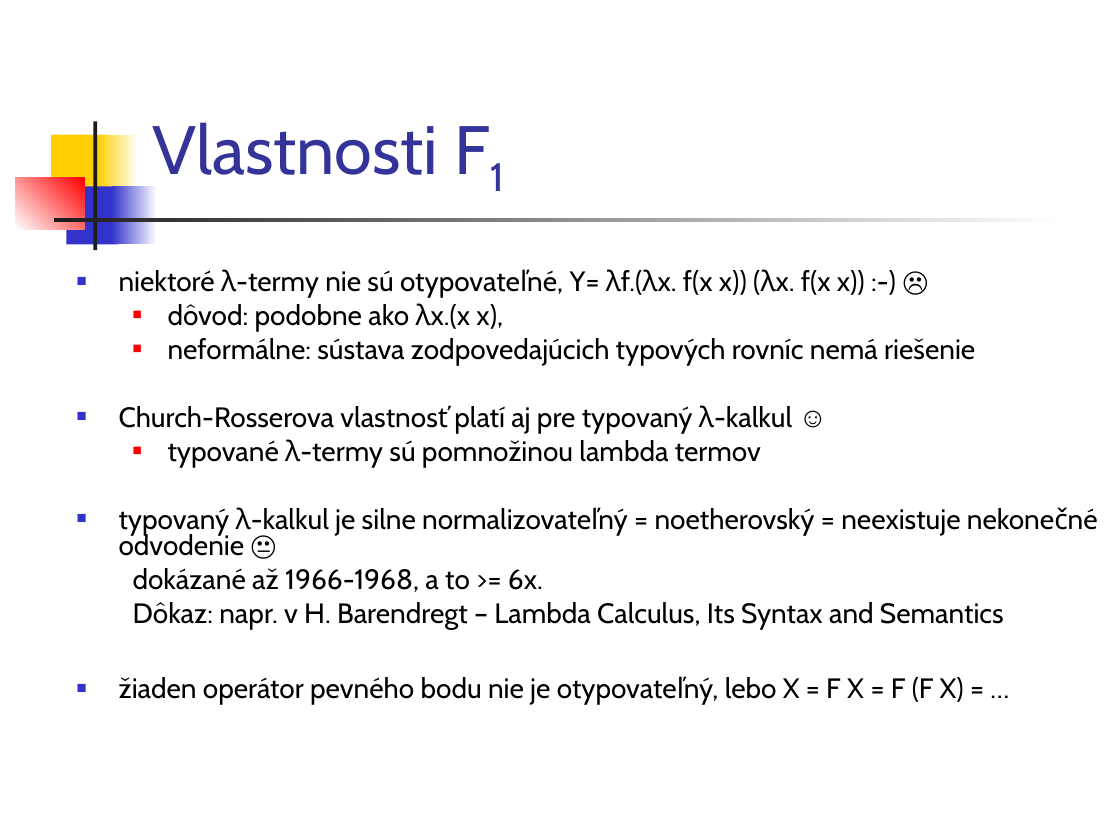
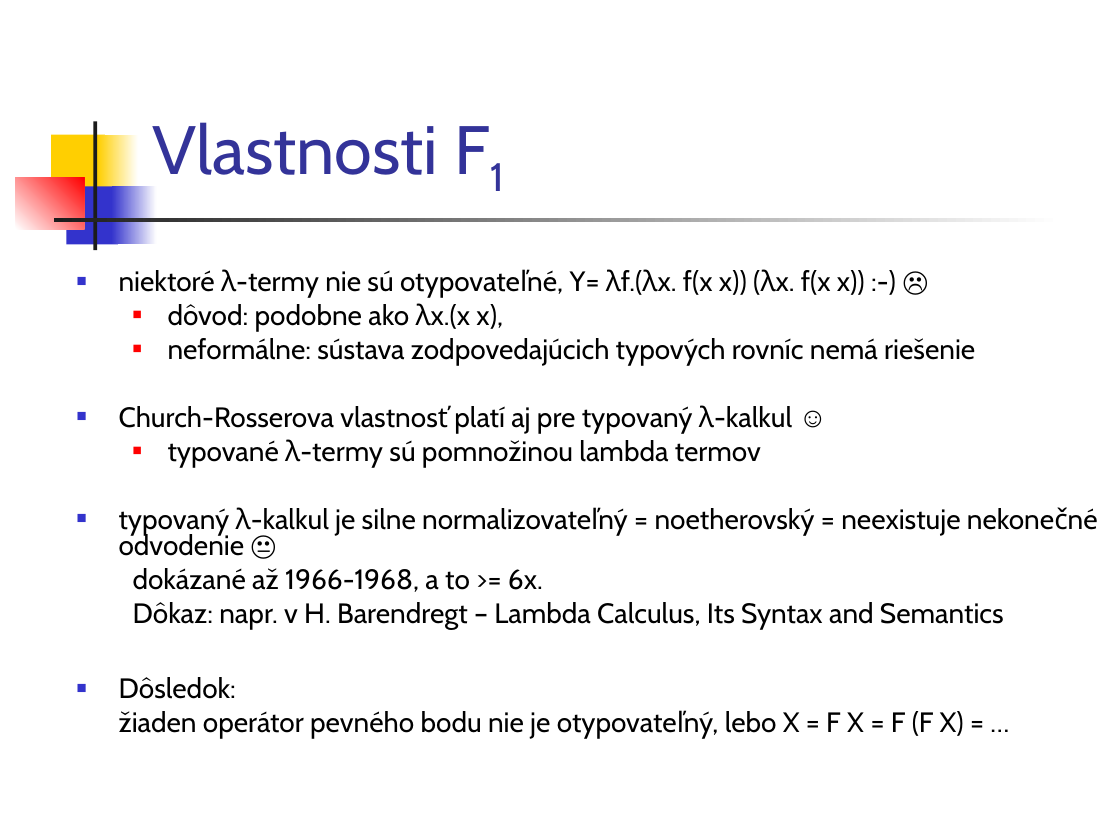
Before and after one commit to Funkcionalne/Prednasky, a slide deck: slide 5 of 08/08_fpro.ppt. Drawn at 1120x840 pixels with LibreOffice and Linux fonts; fonts in the diff are those of the drawing. Boxes give left, top, right and bottom in pixels: in the first picture for what was removed or moved away, otherwise in the second. Text is boxed around its words. In the diff, an @@ line names an element or a change of style, - is before the commit and + after.

```diff
--- a/08/08_fpro.ppt
+++ b/08/08_fpro.ppt
@@ text at [119,677,236,699]: paragraph added @@
+■ Dôsledok:
@@ text at [119,711,964,739]: bullet ■ to none @@
```
Also in this commit, not shown: 4 other slides changed, 1 other file.
